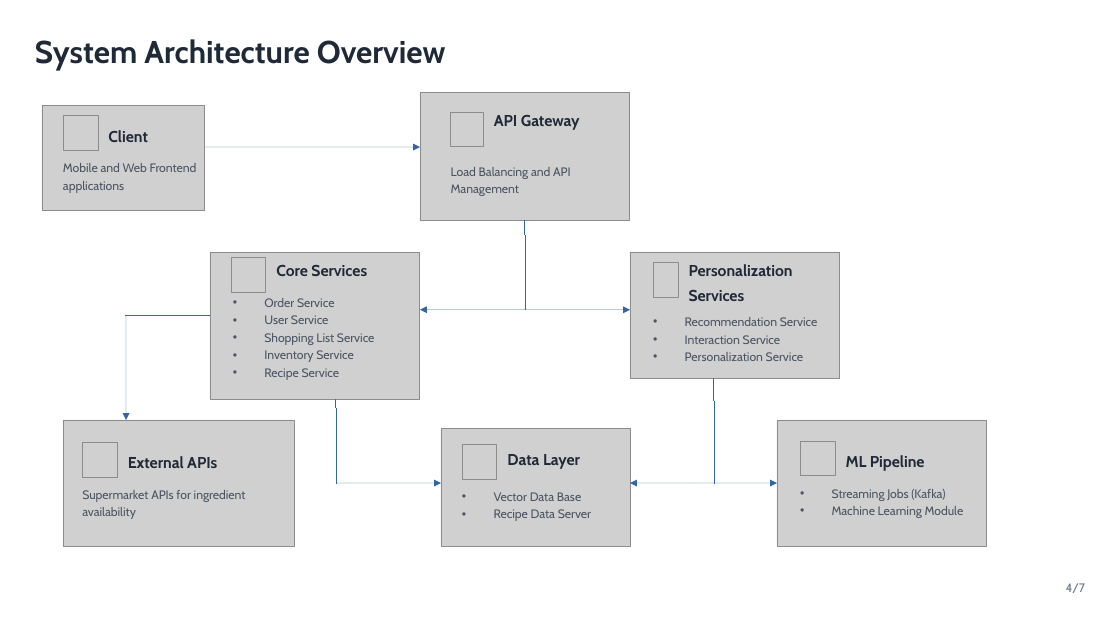
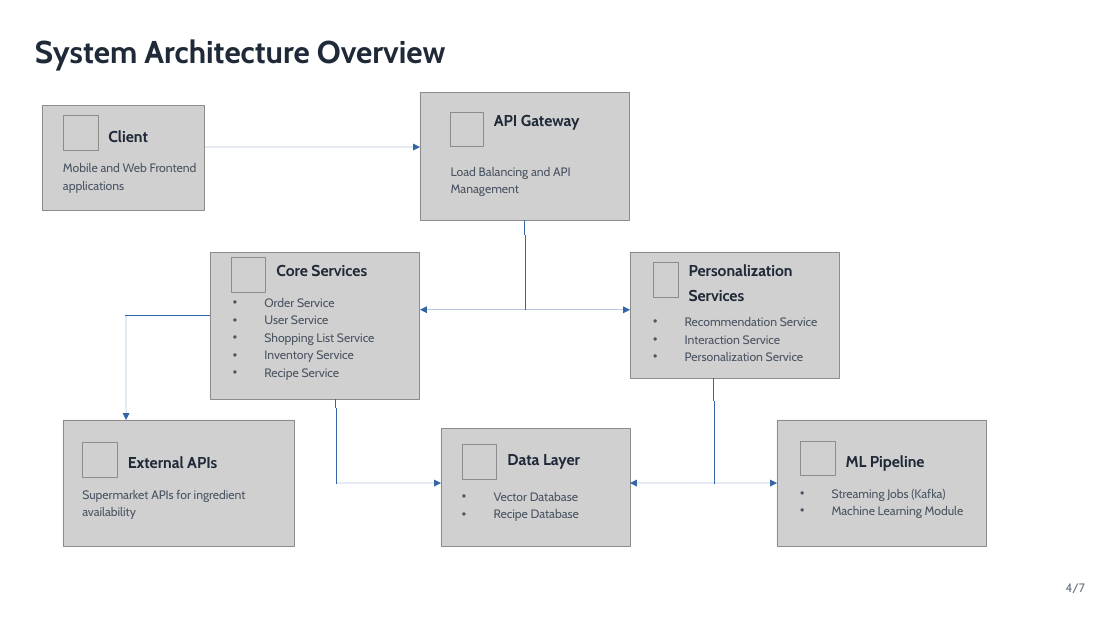
Before and after one commit to Decidish/decidish, a slide deck: slide 4 of documents/vision_documentation/slides_lite.odp. Drawn at 1120x630 pixels with LibreOffice and Linux fonts; fonts in the diff are those of the drawing; grey boxes stand for pictures; background and template pictures are left out. Boxes give left, top, right and bottom in pixels: in the first picture for what was removed or moved away, otherwise in the second. Text is boxed around its words. In the diff, an @@ line names an element or a change of style, - is before the commit and + after.

Commit message:
Update slides

```diff
--- a/documents/vision_documentation/slides_lite.odp
+++ b/documents/vision_documentation/slides_lite.odp
@@ text at bbox=[494, 492, 578, 501]: text changed @@
-• Vector Data Base
+• Vector Database
@@ text at bbox=[494, 509, 579, 521]: text changed @@
-• Recipe Data Server
+• Recipe Database
```
Also in this commit, not shown: 1 other slide changed, 1 other file.
